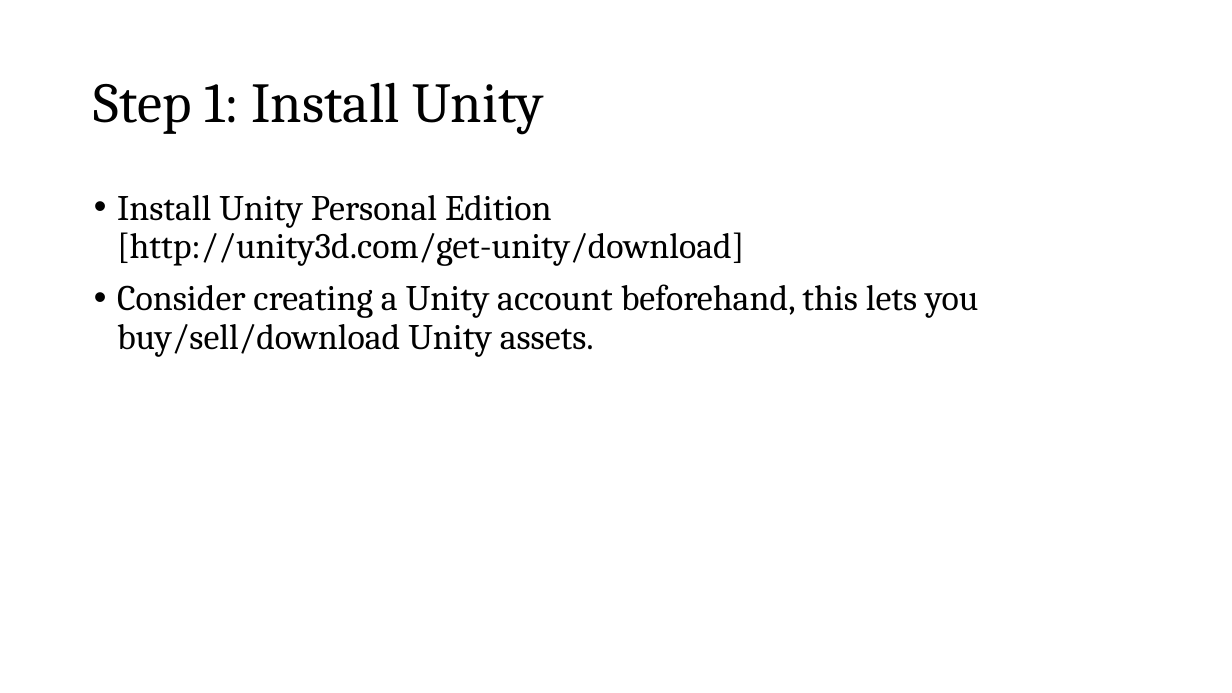
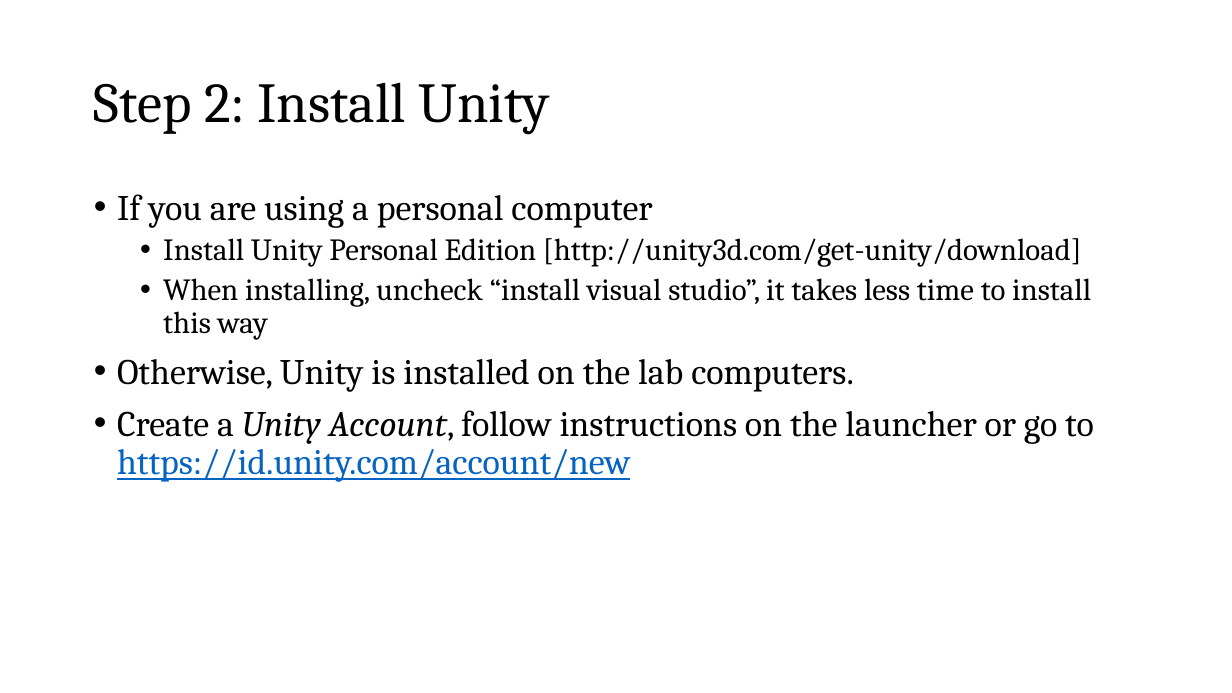
Before and after one commit to Lonswaya/PlatformerFighter, a slide deck: slide 3 of PlatformerFighterInstructions.pptx (slide 2 before the commit). Drawn at 1232x693 pixels with LibreOffice and Linux fonts; fonts in the diff are those of the drawing. Boxes give left, top, right and bottom in pixels: in the first picture for what was removed or moved away, otherwise in the second. Text is boxed around its words. In the diff, an @@ line names an element or a change of style, - is before the commit and + after.

Commit message:
Updated powerpoint

```diff
--- a/PlatformerFighterInstructions.pptx
+++ b/PlatformerFighterInstructions.pptx
@@ title at (94, 82, 549, 134): text changed @@
-Step 1: Install Unity
+Step 2: Install Unity
@@ text at (117, 194, 652, 228): paragraph added @@
+• If you are using a personal computer
@@ text at (163, 238, 1082, 267): size 28 to 24 pt in "Install Unity Personal Edition [http://unity3d.com/get-unity ..."; list level 1 to 2 in "Install Unity Personal Edition [http://unity3d.com/get-unity ..." @@
@@ text at (117, 278, 1094, 482): text changed @@
-• Consider creating a Unity account beforehand, this lets you buy/sell/download Unity assets.
+  • When installing, uncheck “install visual studio”, it takes less time to install this way
+• Otherwise, Unity is installed on the lab computers.
+• Create a Unity Account, follow instructions on the launcher or go to https://id.unity.com/account/new
```
Also in this commit, not shown: 1 other slide changed, 1 slide added.
